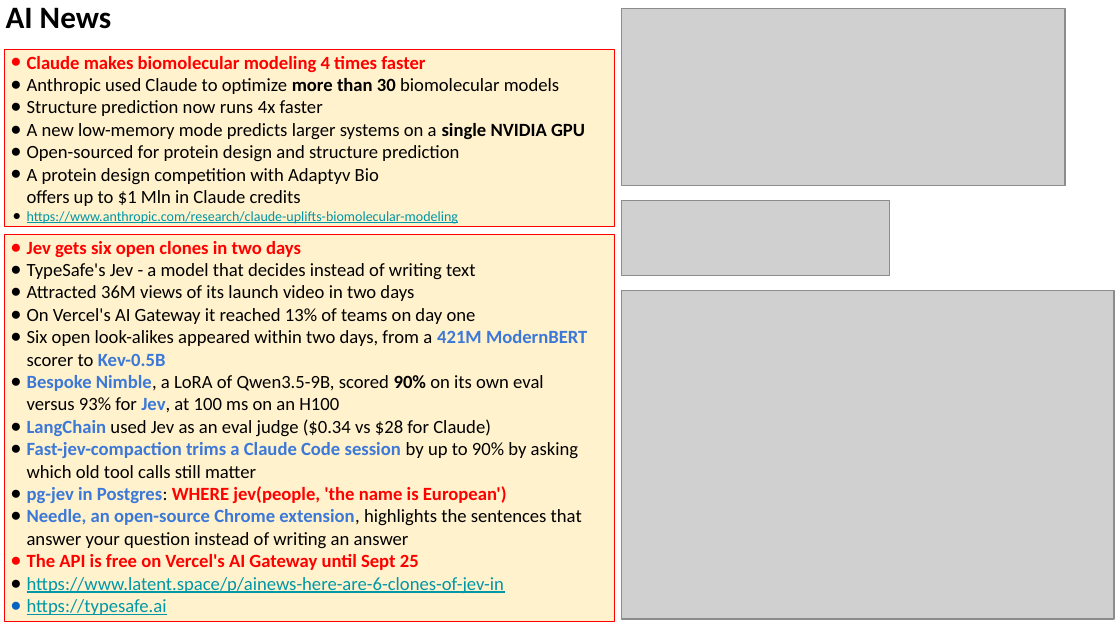
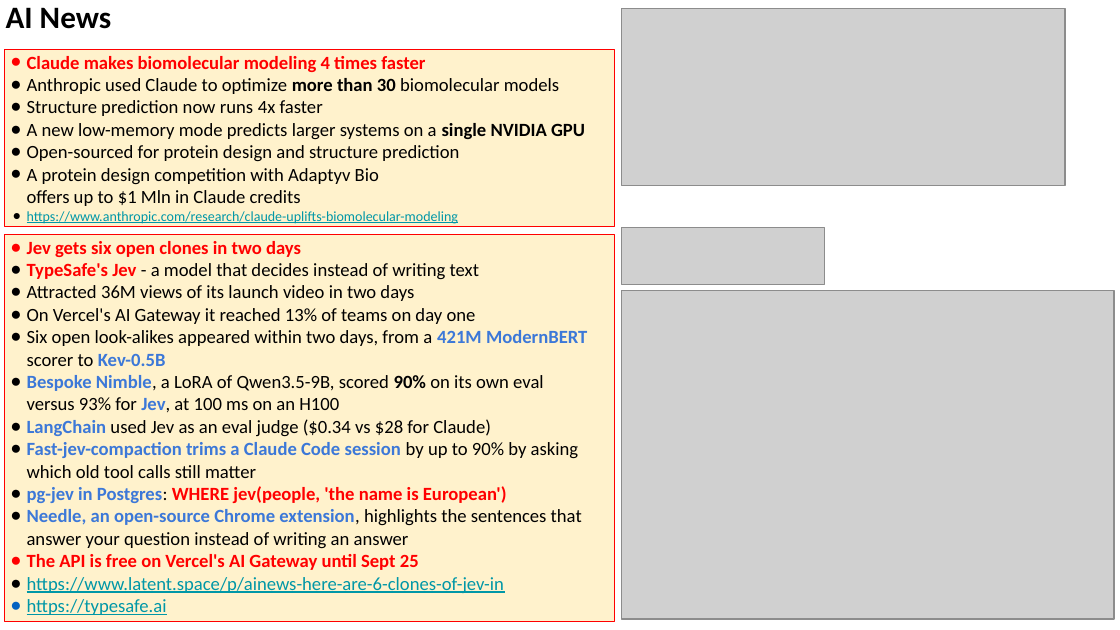
Before and after one commit to lselector/seminar, a slide deck: slide 16 of 2026/2026-09-25-AI-News.pptx. Drawn at 1120x630 pixels with LibreOffice and Linux fonts; fonts in the diff are those of the drawing; grey boxes stand for pictures. Boxes give left, top, right and bottom in pixels: in the first picture for what was removed or moved away, otherwise in the second. Text is boxed around its words. In the diff, an @@ line names an element or a change of style, - is before the commit and + after.

```diff
--- a/2026/2026-09-25-AI-News.pptx
+++ b/2026/2026-09-25-AI-News.pptx
@@ picture removed at [622,200,890,276] @@
@@ picture added at [622,227,824,284] @@
@@ text in rectangle at [27,263,479,280]: text colour #000000 to #FF0000, bold on in "TypeSafe's Jev" @@
```
Also in this commit, not shown: 6 other slides changed, 8 slides removed.
